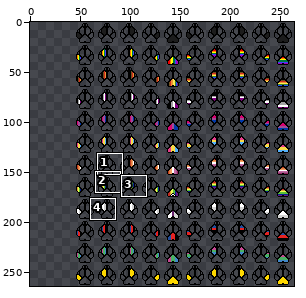
Sprite sheet, stored at assets/img/pride_paws.png. Above, an overview of the earlier version with the close-up marked.
Close-up. Before the commit:
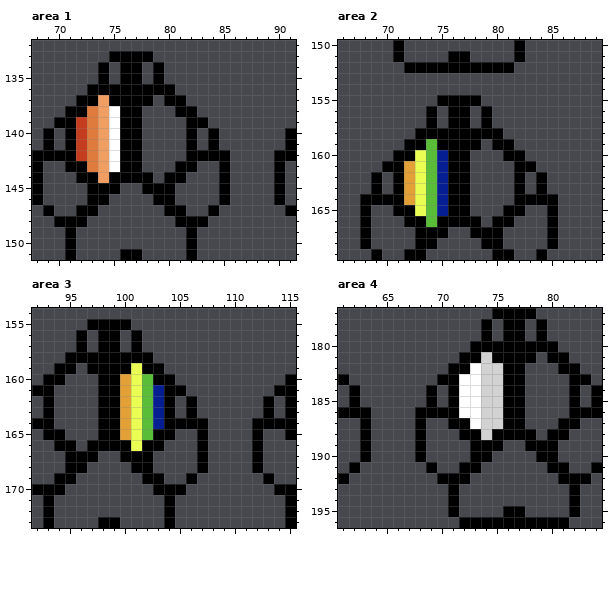
The file is 220x264 pixels. Colours within 5 levels of each other are drawn and written as one. Shown: area 1: x 68..91, y 132..151; area 2: x 66..89, y 150..169; area 3: x 92..115, y 154..173; area 4: x 61..84, y 177..196. The old version is drawn lined up with the new one, on the new canvas. The commit also changed other parts of the picture, which this record leaves out.
Now the later version:
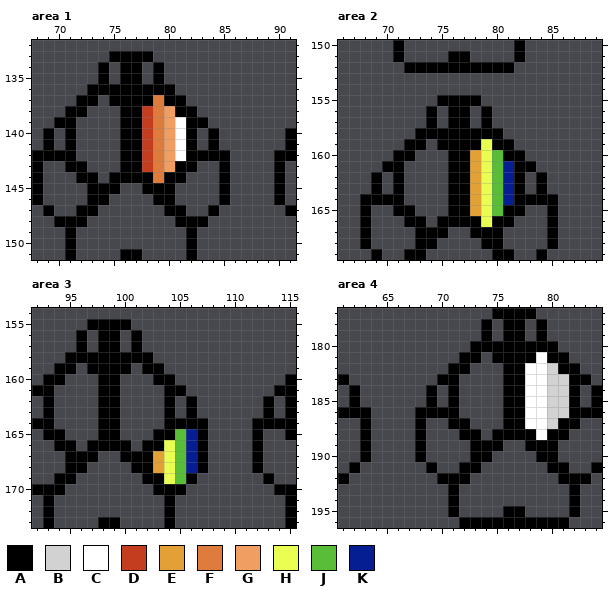
Palette (. is transparent): A #000000  B #d2d2d2  C #ffffff  D #c33d1e  E #e2a037  F #df7c3d  G #f19e63  H #e9fd52  J #5abd37  K #051f92
Diff:
canvas 220x264 -> 264x264, the old top-left corner now at 44,0
Area 1:
There is now colour C in rows 139 to 142 at x 81.
There is now colour D in rows 138 to 143 at x 78.
There is now colour F in rows 137 to 144 at x 79.
There is now colour G in rows 138 to 143 at x 80.
Colour C is removed in rows 138 to 143 at x 75.
Colour D is removed in rows 139 to 142 at x 72.
Colour F is removed in rows 138 to 143 at x 73.
Colour G is removed in rows 137 to 144 at x 74.
Area 2:
There is now colour E in rows 160 to 165 at x 78.
There is now colour H in rows 159 to 166 at x 79.
There is now colour J in rows 160 to 165 at x 80.
There is now colour K in rows 161 to 164 at x 81.
Colour E is removed in rows 161 to 164 at x 72.
Colour H is removed in rows 160 to 165 at x 73.
Colour J is removed in rows 159 to 166 at x 74.
Colour K is removed in rows 160 to 165 at x 75.
Area 3:
There is now colour E in rows 167 to 168 at x 103.
There is now colour H in rows 166 to 169 at x 104.
There is now colour J in rows 165 to 169 at x 105.
There is now colour K in rows 165 to 168 at x 106.
Colour E is removed in rows 160 to 165 at x 100.
Colour H is removed in rows 159 to 166 at x 101.
Colour J is removed in rows 160 to 165 at x 102.
Colour K is removed in rows 161 to 164 at x 103.
Area 4:
There is now colour B in row 182 at x 80; in rows 183 to 186 at x 80 to 81; in row 187 at x 80.
There is now colour C in row 181 at x 79; in rows 182 to 187 at x 78 to 79; in row 188 at x 79.
Colour B is removed in row 181 at x 74; in rows 182 to 187 at x 74 to 75; in row 188 at x 74.
Colour C is removed in row 182 at x 73; in rows 183 to 186 at x 72 to 73; in row 187 at x 73.
